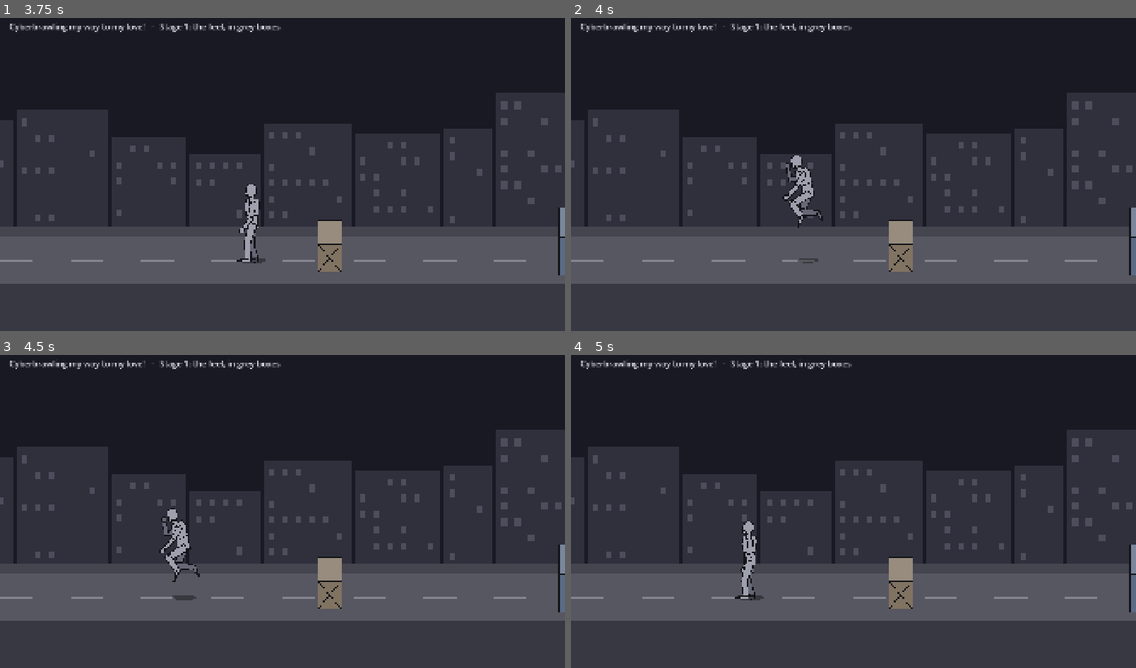
Above: before the commit, frames 1-4 (two rows, left to right).
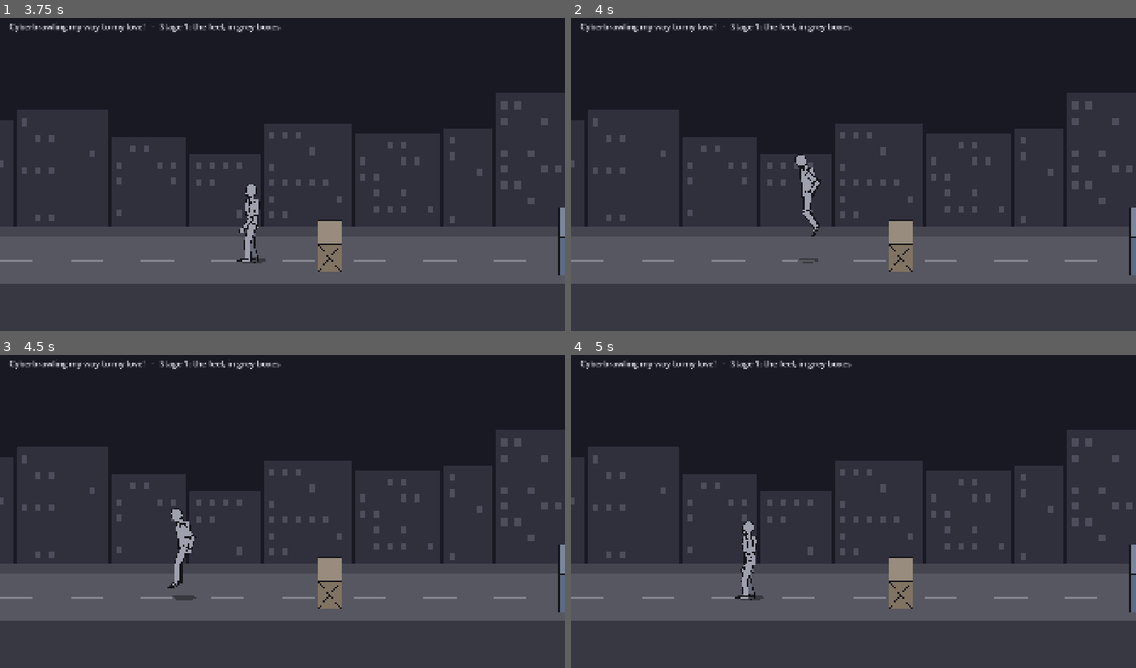
Above: after the commit, the same moments.

Repository: jetomev/cyberbrawling-my-way-to-my-love
Game: Godot game, scene res://scenes/main.tscn
The game is run twice, just before and just after one commit, with the same random seed, the same clock (stepped at 60 frames per second) and the same inputs.
Inputs (mouse positions are in pixels of both pictures, inside the frame that each line leads up to):
- Up to frame 1 (3.75 s): tap Enter at 0.5 s; move the mouse to (406, 155) at 0.52 s; hold Right (move_right) 0.53-1.25 s; hold D (block) 0.53-1.25 s; click (406, 155) at 0.67 s; tap Space (jump) at 0.77, 1.07 s; tap B (kick) at 0.8 s; drag from (169, 187) to (254, 237) at 1.27 s; move the mouse to (339, 102) at 2.02 s; hold Right (move_right) 2.03-2.75 s; hold W (run) 2.03-2.75 s; tap A (punch) at 2.1 s; drag from (254, 237) to (113, 124) at 2.77 s; move the mouse to (452, 221) at 3.52 s; hold Left (move_left) from 3.53 s (still down); tap X (stance) at 3.6 s
- Up to frame 2 (4 s): keep holding Left (move_left); tap Space (jump) at 3.77 s; tap Z (sweep, bound only after the commit) at 3.8 s
- Up to frame 3 (4.5 s): tap Space (jump) at 4.07 s; release Left (move_left) at 4.25 s; drag from (113, 461) to (197, 430) at 4.27 s
- Up to frame 4 (5 s): no input

Frame 1 is identical in both runs. In frame 2, 0.7% of the frame differs, in the area x 37-45%, y 43-70%; in frame 3, 0.7%; in frame 4, nothing differs.

Commit message:
Z is the sweep's key: freed from the punch, kept for the sweep
Javier, 2026-11-02 19:28, through the assistant team, on where the sweep goes: "Z key". The sweep is its own move,
built with the punches and kicks from recorded motion (D-30); until then Z does nothing (it was an old spare punch
key). No gamepad button for it yet.

- controls.gd: punch is A and J; "sweep" holds Z.
- test_walking: Z is on the sweep and on nothing else (checked failing with Z put back on the punch).
- DESIGN.md, README: the sweep on Z, coming; a stale line about K chains opening with the front kick fixed.
- TODO: the sweep item; CMU has no leg sweep (its "sweep" takes are floor sweeping with a broom).

Tests: 135 (2926 checks, +11).

Co-Authored-By: Claude Opus 5.5 <noreply@anthropic.com>

Diff:
--- a/game/scripts/present/controls.gd
+++ b/game/scripts/present/controls.gd
@@ -5,7 +5,9 @@
 ## Keyboard (Javier, 2026-11-02 18:48: "ASDW are not key for walking. Let's do: A for punches, B for kicks, D for
 ## blocking, W for running, X to swtich stance (fight/walk)"): A punch, B kick, D block (hold), W run (hold), X switch
 ## stance; the arrows move (what moves the hero is his call still: MOVE_KEYS is the one place to change it); Space
-## jump; the old J/Z punch, K kick, L/Shift block still work.
+## jump; the old J punch, K kick, L/Shift block still work. Z is the sweep (Javier, 2026-11-02 19:28, through the
+## assistant team, on where the sweep goes: "Z key"), its own move, built with the punches and kicks from recorded
+## motion; until then Z does nothing (no gamepad button for it yet).
 ## Gamepad: left stick or d-pad moves, X/Square punch, B/Circle kick, A/Cross jump, Y/Triangle or RB block (hold),
 ## LB run (hold), the left stick's click switches stance.
 
@@ -20,8 +22,8 @@
 const KEYS := {
 	"move_left": MOVE_KEYS["move_left"], "move_right": MOVE_KEYS["move_right"],
 	"move_up": MOVE_KEYS["move_up"], "move_down": MOVE_KEYS["move_down"],
-	"punch": [KEY_A, KEY_J, KEY_Z], "kick": [KEY_B, KEY_K], "jump": [KEY_SPACE], "block": [KEY_D, KEY_L, KEY_SHIFT],
-	"run": [KEY_W], "stance": [KEY_X],
+	"punch": [KEY_A, KEY_J], "kick": [KEY_B, KEY_K], "jump": [KEY_SPACE], "block": [KEY_D, KEY_L, KEY_SHIFT],
+	"run": [KEY_W], "stance": [KEY_X], "sweep": [KEY_Z],
 }
 const PAD_BUTTONS := {
 	"move_left": [JOY_BUTTON_DPAD_LEFT], "move_right": [JOY_BUTTON_DPAD_RIGHT],
--- a/game/tests/test_walking.gd
+++ b/game/tests/test_walking.gd
@@ -66,12 +66,15 @@
 
 func test_the_keys_are_javiers() -> void:
 	var k: Dictionary = Controls.KEYS
-	for pair in [["punch", KEY_A], ["kick", KEY_B], ["block", KEY_D], ["run", KEY_W], ["stance", KEY_X]]:
+	for pair in [["punch", KEY_A], ["kick", KEY_B], ["block", KEY_D], ["run", KEY_W], ["stance", KEY_X], ["sweep", KEY_Z]]:
 		check(pair[1] in k[pair[0]], "%s is on %s" % [pair[0], OS.get_keycode_string(pair[1])])
 	for move in ["move_left", "move_right", "move_up", "move_down"]:
 		for key in [KEY_A, KEY_S, KEY_D, KEY_W]:
 			check(not key in k[move], "%s doesn't move him" % OS.get_keycode_string(key))
 	check(not KEY_X in k["kick"], "X isn't a kick any more")
+	for action in k:
+		if action != "sweep":
+			check(not KEY_Z in k[action], "Z is only the sweep (not %s)" % action)
 
 
 func test_standing_easy_strolling_and_running_look_it() -> void:
Not shown, changed: TODO.md
Not shown, changed: docs/DESIGN.md
